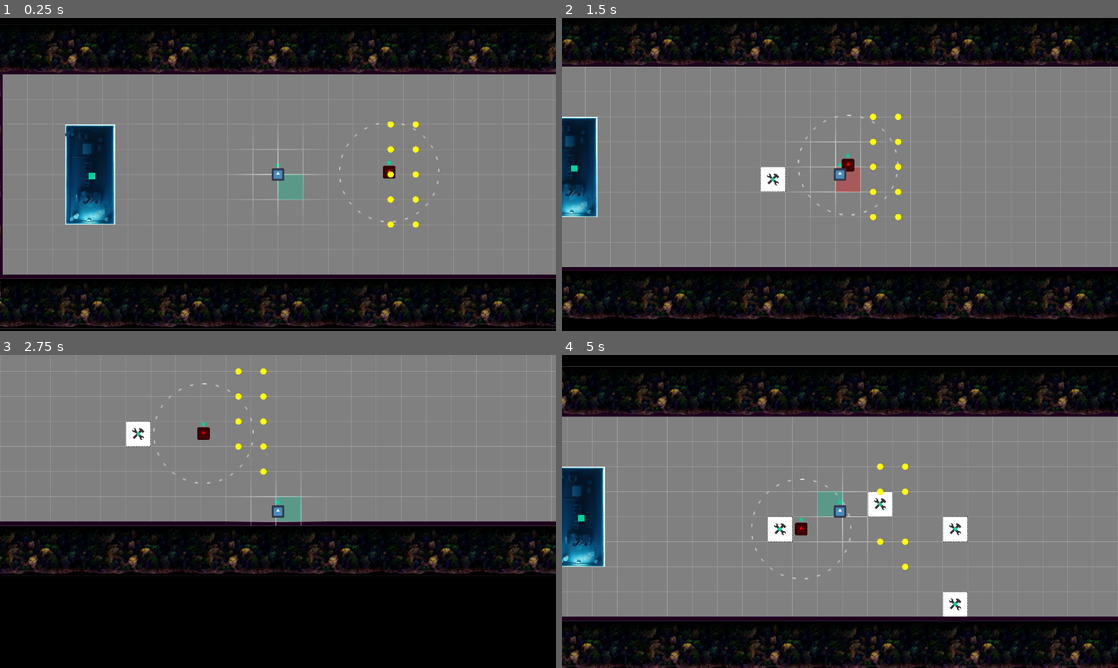
Above: before the commit, frames 1-4 (two rows, left to right).
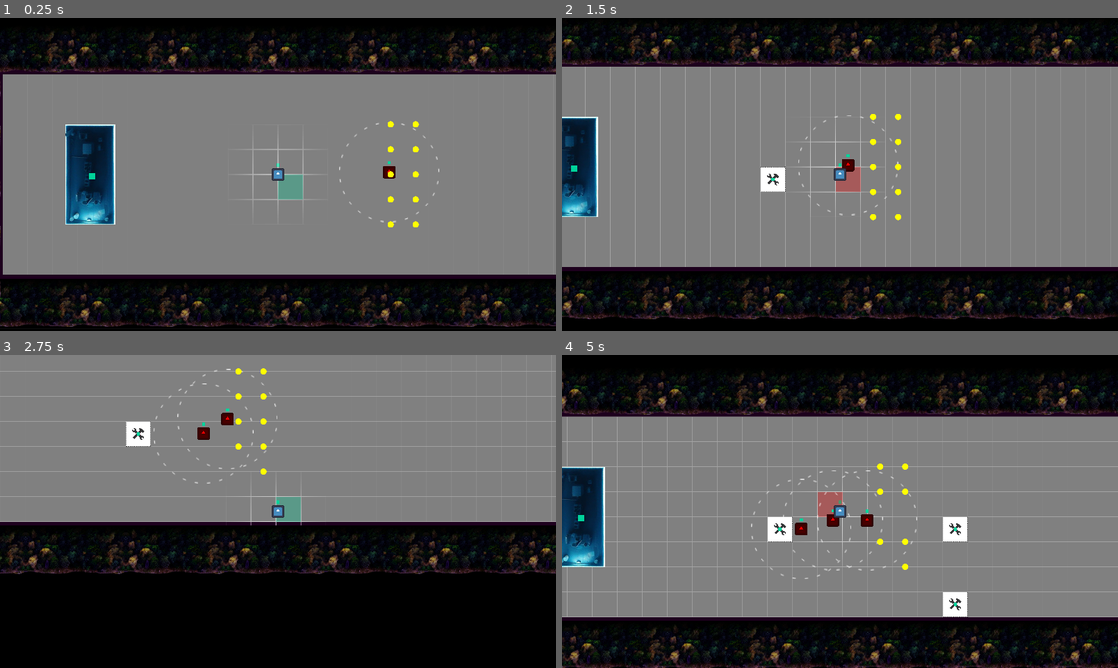
Above: after the commit, the same moments.

Repository: Slushie-Defense/Slushie
Game: Godot game, scene res://Levels/Level1.tscn
The game is run twice, just before and just after one commit, with the same random seed, the same clock (stepped at 60 frames per second) and the same inputs. The engine's default icon, where the game draws it, is replaced by a stand-in: a white triangle on a blue panel in a dark square. Sound files missing from this copy of the repository are replaced by a short silence.
Inputs:
- Up to frame 1 (0.25 s): no input
- Up to frame 2 (1.5 s): tap Enter (ui_accept) at 0.5, 0.77 s; hold Right (ui_right) 0.53-1.28 s; hold Down (ui_down) from 1.28 s (still down)
- Up to frame 3 (2.75 s): tap Enter (ui_accept) at 1.52 s; release Down (ui_down) at 2.03 s; hold Right (ui_right) from 2.03 s (still down)
- Up to frame 4 (5 s): release Right (ui_right) at 2.78 s; hold Up (ui_up) 2.78-3.53 s; tap Enter (ui_accept) at 3.02, 3.77, 4.52 s; hold Left (ui_left) from 3.53 s (still down)

The runs differ from the first frame. In frame 1, 0.6% of the frame differs, in the area x 0-100%, y 9-100%; in frame 2, 0.2%; in frame 3, 0.7%; in frame 4, 1.8%, in the area x 0-100%, y 3-100%.

Commit message:
added basic wave structure and changed display settings to scale

Diff:
--- /dev/null
+++ b/Entities/Managers/WaveManager/EnemySpawnInfo.gd
@@ -0,0 +1,9 @@
+class_name EnemySpawnInfo
+extends Resource
+
+@export var type: String
+@export var time: float
+@export var spawn_point_name: String
+@export var position: Vector3
+@export var repeat_time: float
+@export var number_to_spawn: int
--- /dev/null
+++ b/Entities/Managers/WaveManager/Wave.gd
@@ -0,0 +1,6 @@
+class_name Wave
+extends Resource
+
+@export var name: String
+@export var description: String
+@export var enemies: Array[EnemySpawnInfo] #Array of EnemySpawnInfo Resources
--- a/Entities/Managers/WaveManager.gd
+++ b/Entities/Managers/WaveManager/WaveManager.gd
@@ -4,6 +4,13 @@
 @export var spawn_timer: float
 
 var timer = 0.0
+
+# array of waves
+# each wave is an array of enemies (represented by EnemySpawnInfo)
+# each enemy has a type, position, and time to spawn
+@export var waves: Array[Wave]
+
+
 # Called when the node enters the scene tree for the first time.
 func _ready():
 	# every 5 seconds, spawn an enemy_scene
@@ -13,10 +20,10 @@
 
 # Called every frame. 'delta' is the elapsed time since the previous frame.
 func _process(delta):
-	#timer += delta
-	#if (timer >= spawn_timer):
-	#	spawn_enemy()
-	#	timer = 0.0
+	timer += delta
+	if (timer >= spawn_timer):
+		spawn_enemy()
+		timer = 0.0
 	pass
 
 func spawn_enemy():
--- a/Levels/Level1.tscn
+++ b/Levels/Level1.tscn
@@ -1,13 +1,39 @@
-[gd_scene load_steps=9 format=3 uid="uid://chejjmfnqqb3"]
+[gd_scene load_steps=14 format=3 uid="uid://chejjmfnqqb3"]
 
 [ext_resource type="PackedScene" uid="uid://d05a21782kpoa" path="res://Entities/Camera/Camera.tscn" id="1_0xhkv"]
 [ext_resource type="PackedScene" uid="uid://bj2450c708xsx" path="res://Entities/Player/Player.tscn" id="1_46qfd"]
 [ext_resource type="PackedScene" uid="uid://bb541y6133q8o" path="res://Entities/Environment/GroundTexture.tscn" id="1_xivym"]
 [ext_resource type="Script" path="res://Utilities/VisiblePolygon2DColliders.gd" id="4_4bbal"]
 [ext_resource type="PackedScene" uid="uid://thui7p52g4o6" path="res://Entities/GasStation/GasStation.tscn" id="5_0xu7d"]
+[ext_resource type="Script" path="res://Entities/Managers/WaveManager/WaveManager.gd" id="7_d2dej"]
 [ext_resource type="PackedScene" uid="uid://umxdc1nk56g1" path="res://Entities/Environment/TreesTexture.tscn" id="7_jvtud"]
 [ext_resource type="PackedScene" uid="uid://ceyqusnxxk6xr" path="res://Entities/Coin/Coin.tscn" id="8_dinf3"]
-[ext_resource type="Script" path="res://Entities/Managers/WaveManager.gd" id="8_wktlm"]
+[ext_resource type="Script" path="res://Entities/Managers/WaveManager/EnemySpawnInfo.gd" id="8_qjyoi"]
+[ext_resource type="Script" path="res://Entities/Managers/WaveManager/Wave.gd" id="9_cbk5y"]
+
+[sub_resource type="Resource" id="Resource_pkwiu"]
+script = ExtResource("8_qjyoi")
+type = "Basic"
+time = 0.0
+spawn_point_name = ""
+position = Vector3(0, 0, 0)
+repeat_time = 0.0
+number_to_spawn = 0
+
+[sub_resource type="Resource" id="Resource_nyl77"]
+script = ExtResource("8_qjyoi")
+type = "Slow"
+time = 0.0
+spawn_point_name = ""
+position = Vector3(0, 0, 0)
+repeat_time = 0.0
+number_to_spawn = 0
+
+[sub_resource type="Resource" id="Resource_7q5wt"]
+script = ExtResource("9_cbk5y")
+name = ""
+description = ""
+enemies = Array[ExtResource("8_qjyoi")]([SubResource("Resource_pkwiu"), SubResource("Resource_nyl77")])
 
 [node name="Level1" type="Node2D"]
 
@@ -86,8 +112,9 @@
 offset_bottom = 256.0
 
 [node name="WaveManager" type="Node" parent="."]
-script = ExtResource("8_wktlm")
-spawn_timer = 1.0
+script = ExtResource("7_d2dej")
+spawn_timer = 2.0
+waves = Array[ExtResource("9_cbk5y")]([SubResource("Resource_7q5wt"), null, null, null, null])
 
 [node name="Coin" parent="." instance=ExtResource("8_dinf3")]
 position = Vector2(1984, 640)
--- a/project.godot
+++ b/project.godot
@@ -24,6 +24,8 @@
 
 window/size/viewport_width=1280
 window/size/viewport_height=720
+window/stretch/mode="canvas_items"
+window/stretch/aspect="keep_height"
 window/stretch/scale=0.75
 
 [dotnet]
